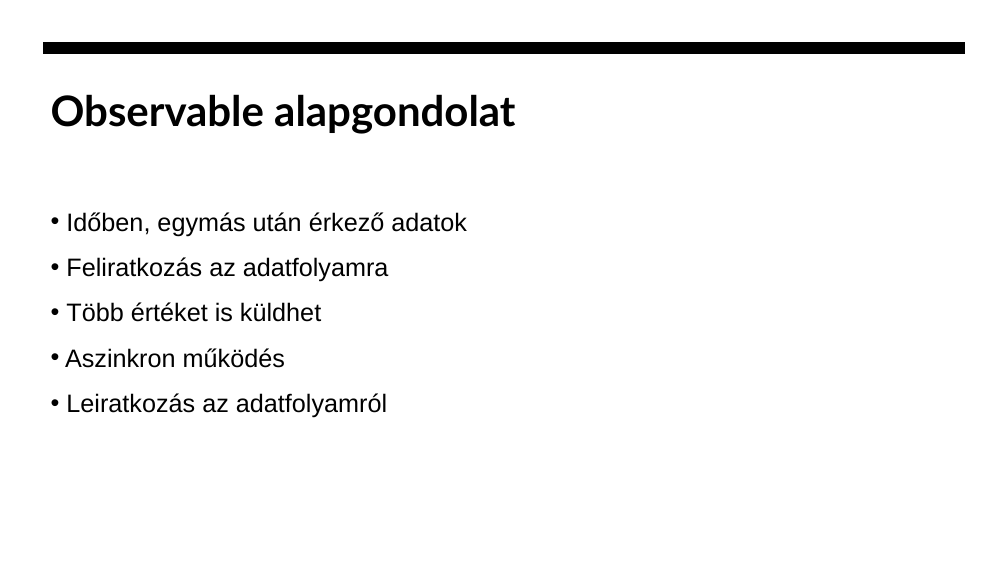
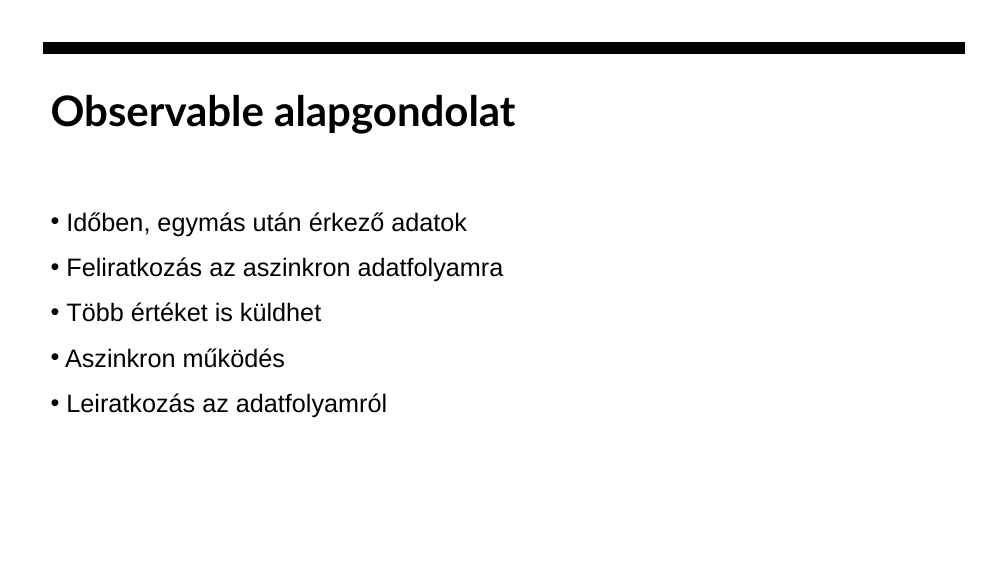
Before and after one commit to zbalogh/oe-internetes-alkalmazasok, a slide deck: slide 6 of 08_09/09_eloadas_Angular_HTTP_kommunikacio.pptx. Drawn at 1008x567 pixels with LibreOffice and Linux fonts; fonts in the diff are those of the drawing. Boxes give left, top, right and bottom in pixels: in the first picture for what was removed or moved away, otherwise in the second. Text is boxed around its words. In the diff, an @@ line names an element or a change of style, - is before the commit and + after.

```diff
--- a/08_09/09_eloadas_Angular_HTTP_kommunikacio.pptx
+++ b/08_09/09_eloadas_Angular_HTTP_kommunikacio.pptx
@@ text at box(66, 257, 504, 282): text changed @@
-• Feliratkozás az adatfolyamra
+• Feliratkozás az aszinkron adatfolyamra
```
Also in this commit, not shown: 1 other slide changed, 1 other file.
